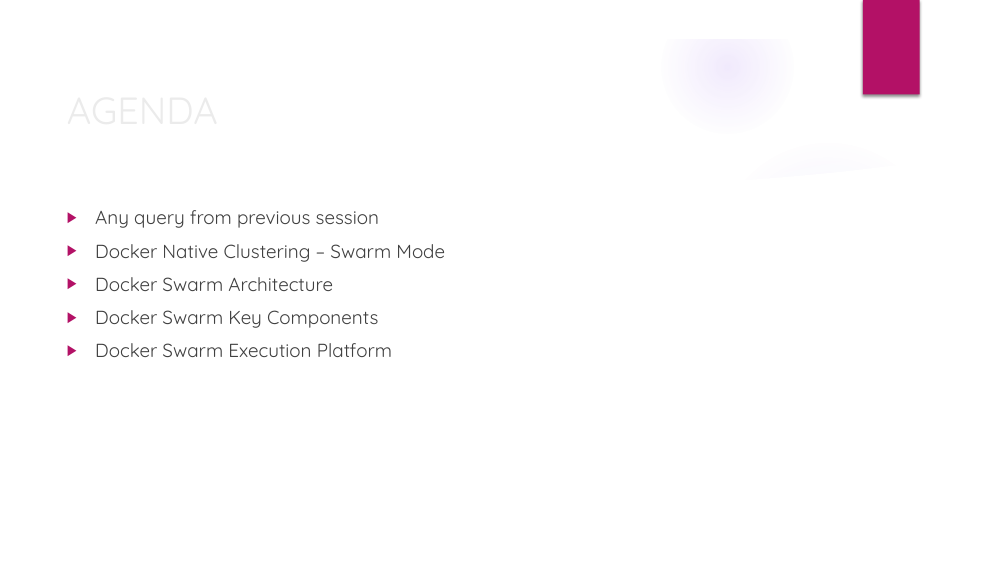
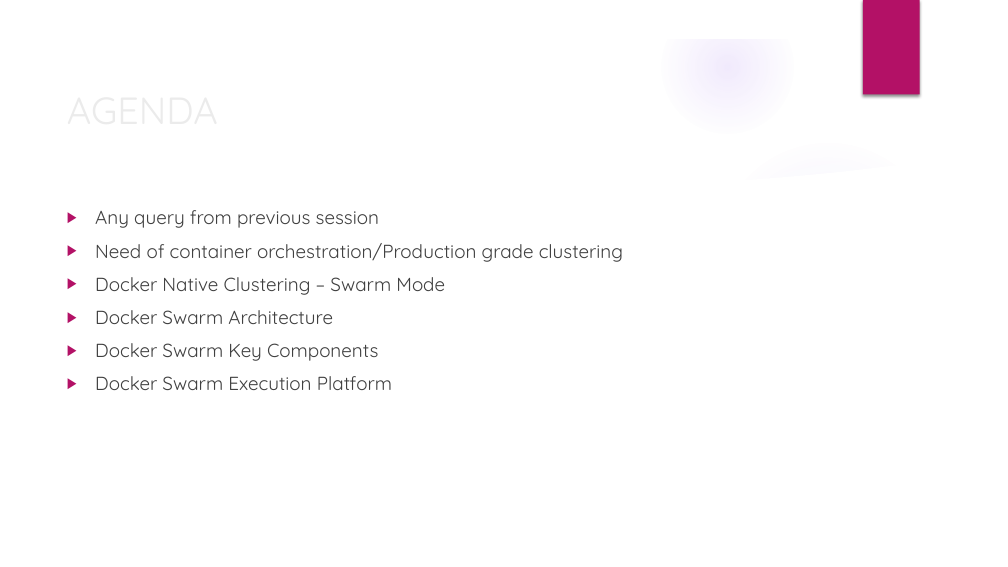
Before and after one commit to deepkumartraining/docker-k8s-April23, a slide deck: slide 2 of Day16/DockerAndKubernetes_Training-Day16.pptx. Drawn at 1008x567 pixels with LibreOffice and Linux fonts; fonts in the diff are those of the drawing; background and template pictures are left out. Boxes give left, top, right and bottom in pixels: in the first picture for what was removed or moved away, otherwise in the second. Text is boxed around its words. In the diff, an @@ line names an element or a change of style, - is before the commit and + after.

Commit message:
Day 16 content and 17 agenda updated

```diff
--- a/Day16/DockerAndKubernetes_Training-Day16.pptx
+++ b/Day16/DockerAndKubernetes_Training-Day16.pptx
@@ text at bbox=[95, 243, 623, 262]: paragraph added @@
+▶ Need of container orchestration/Production grade clustering
```
Also in this commit, not shown: 2 slides added, 1 slide removed, 7 other files.
